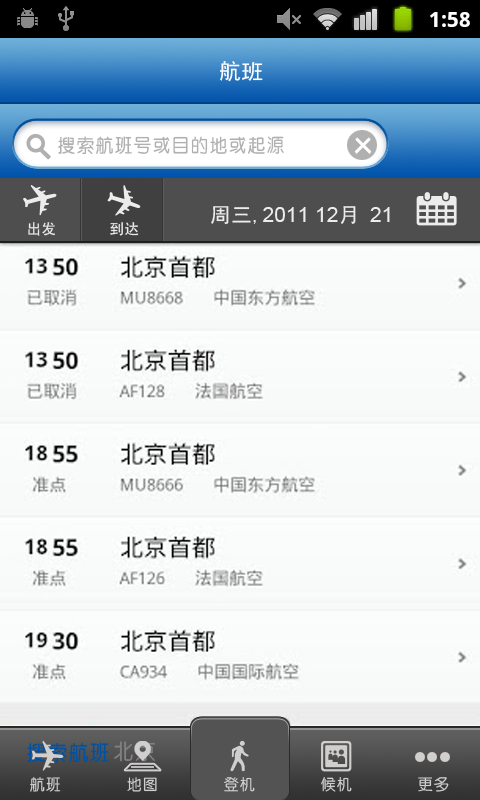
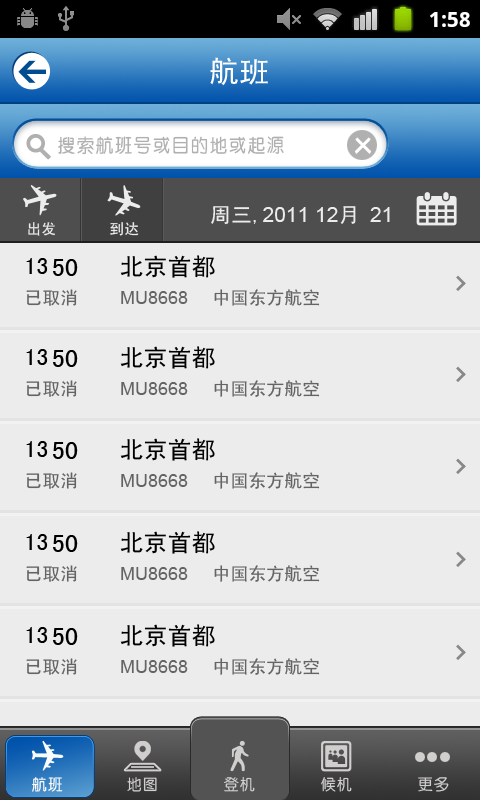
Layer changes from the first w=480, h=800 image to the second:
removed layer "搜索航班" over [27, 742, 109, 763]
added layer "图层 46" (80%) above "图层 45" over [6, 736, 94, 797]
added layer "图层 45" above "组 1" over [6, 736, 94, 797]
added layer "形状 6 副本" above "形状 6" over [13, 52, 51, 90]
painted on "航班" (2nd of 2) over [210, 57, 268, 86]
added layer "北京首都 副本 4" above "50 副本 4" over [120, 624, 215, 647]
added layer "中国东方航空 副本 4" above "已取消 副本 4" over [214, 658, 320, 675]
added layer "图层 44 副本 9" above "图层 44 副本 8" over [0, 699, 480, 702]
added layer "图层 44 副本 8" above "北京首都 副本 3" over [0, 696, 480, 699]
added layer "北京首都 副本 3" above "50 副本 3" over [120, 531, 215, 554]
added layer "中国东方航空 副本 3" above "已取消 副本 3" over [214, 565, 320, 582]
added layer "图层 44 副本 7" above "图层 44 副本 6" over [0, 606, 480, 609]
added layer "图层 44 副本 6" above "北京首都 副本 2" over [0, 603, 480, 606]
added layer "北京首都 副本 2" above "50 副本 2" over [120, 438, 215, 461]
added layer "中国东方航空 副本 2" above "已取消 副本 2" over [214, 472, 320, 489]
added layer "图层 44 副本 5" above "图层 44 副本 2" over [0, 513, 480, 516]
added layer "图层 44 副本 2" above "北京首都 副本" over [0, 510, 480, 513]
added layer "北京首都 副本" above "50 副本" over [120, 346, 215, 369]
added layer "中国东方航空 副本" above "已取消 副本" over [214, 380, 320, 397]
added layer "图层 44 副本 4" above "图层 44 副本" over [0, 421, 480, 424]
added layer "图层 44 副本" above "北京首都" over [0, 418, 480, 421]
added layer "北京首都" above "50" over [120, 255, 215, 278]
added layer "中国东方航空" above "已取消" over [214, 289, 320, 306]
hid "图层 32" over [0, 51, 480, 798]
…and 38 more changes (35 added, 1 painted, 1 removed, 1 visibility)
